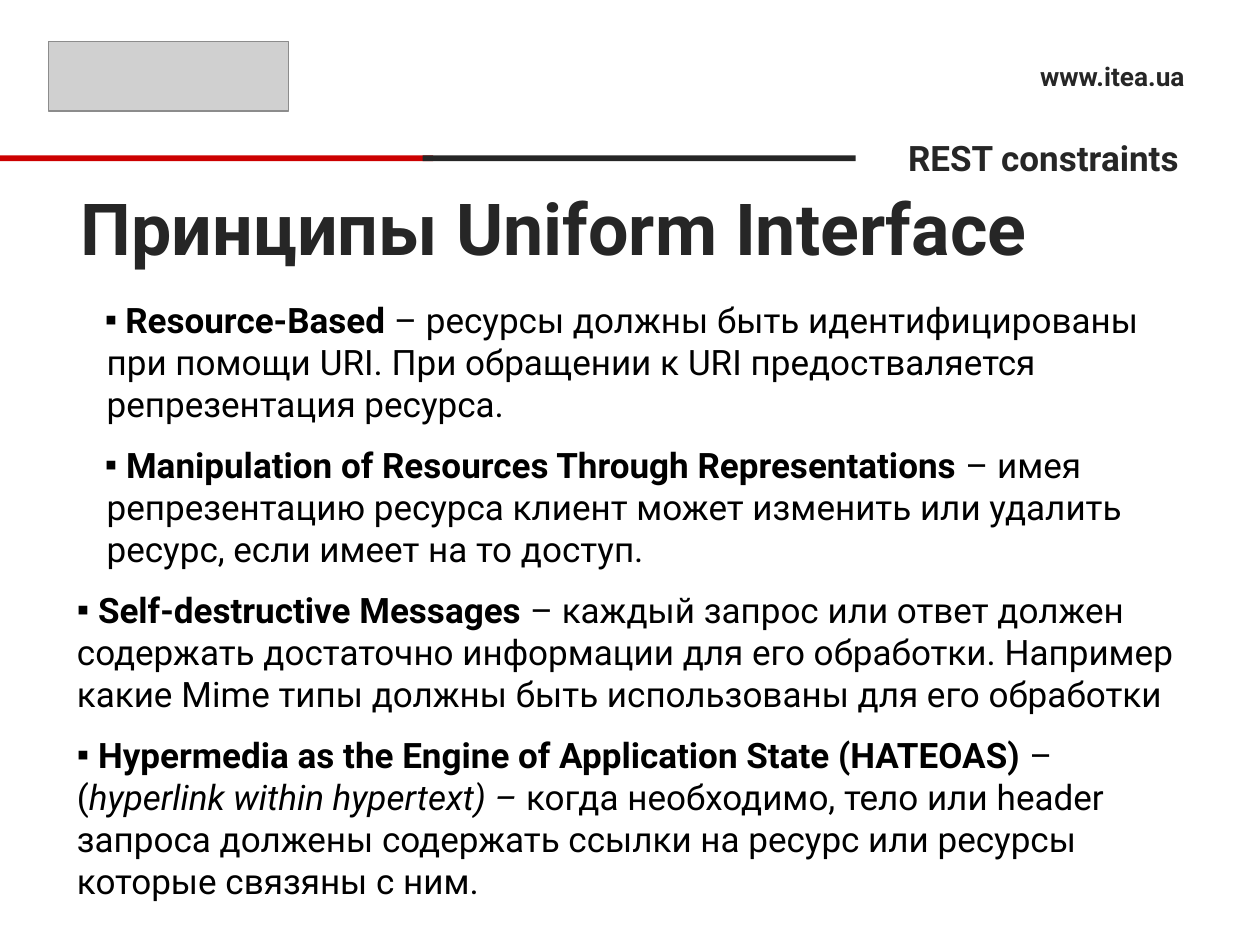
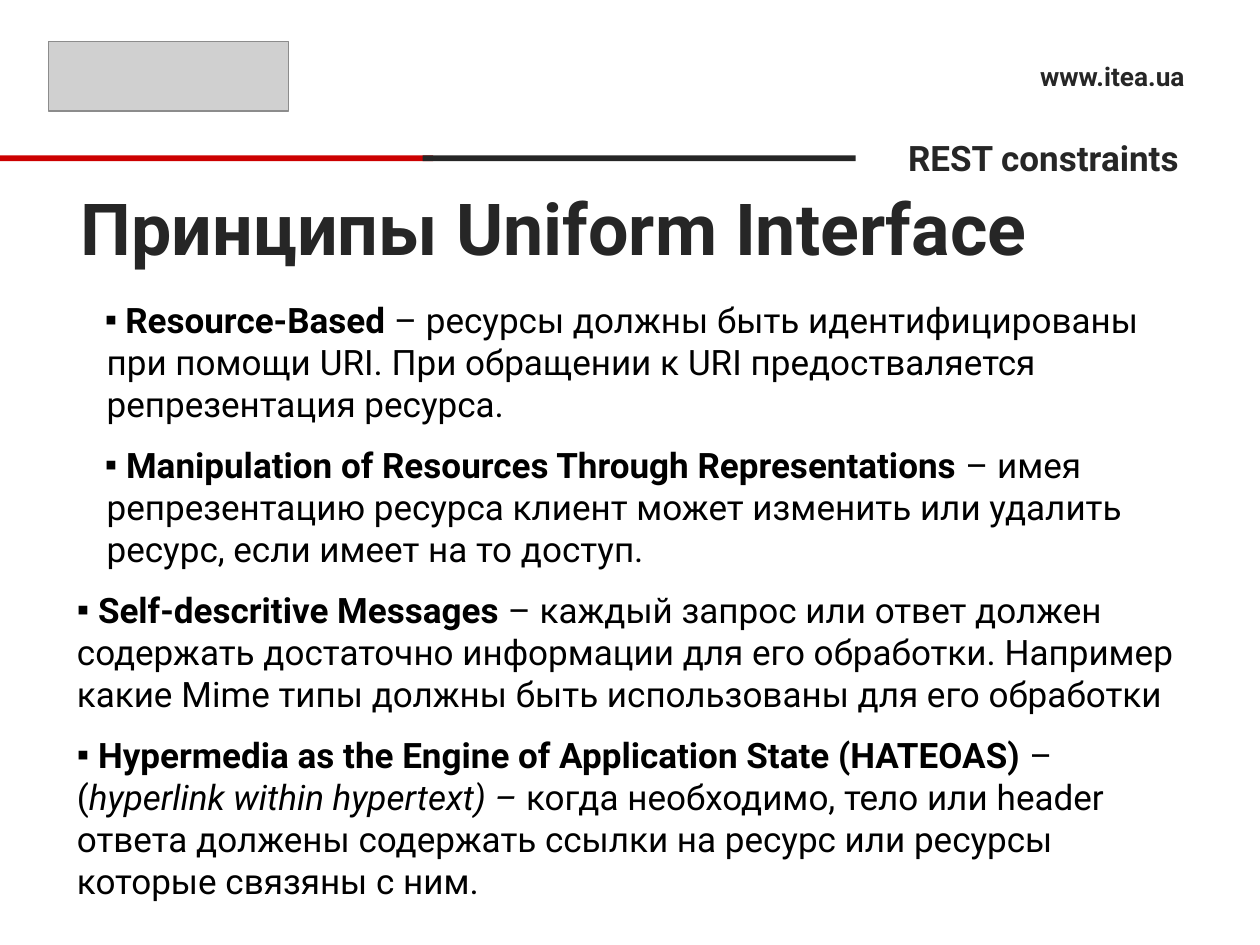
Before and after one commit to sonnov/NetCore, a slide deck: slide 9 of 5.Controller/Controller.pptx. Drawn at 1260x945 pixels with LibreOffice and Linux fonts; fonts in the diff are those of the drawing; grey boxes stand for pictures. Boxes give left, top, right and bottom in pixels: in the first picture for what was removed or moved away, otherwise in the second. Text is boxed around its words. In the diff, an @@ line names an element or a change of style, - is before the commit and + after.

```diff
--- a/5.Controller/Controller.pptx
+++ b/5.Controller/Controller.pptx
@@ text at <box>77,596,1173,901</box>: text changed @@
-▪ Self-destructive Messages – каждый запрос или ответ должен содержать достаточно информации для его обработки. Например какие Mime типы должны быть использованы для его обработки
-▪ Hypermedia as the Engine of Application State (HATEOAS) – (hyperlink within hypertext) – когда необходимо, тело или header запроса должены содержать ссылки на ресурс или ресурсы которые связяны с ним.
+▪ Self-descritive Messages – каждый запрос или ответ должен содержать достаточно информации для его обработки. Например какие Mime типы должны быть использованы для его обработки
+▪ Hypermedia as the Engine of Application State (HATEOAS) – (hyperlink within hypertext) – когда необходимо, тело или header ответа должены содержать ссылки на ресурс или ресурсы которые связяны с ним.
```
Also in this commit, not shown: 7 slides added, 9 slides removed.
